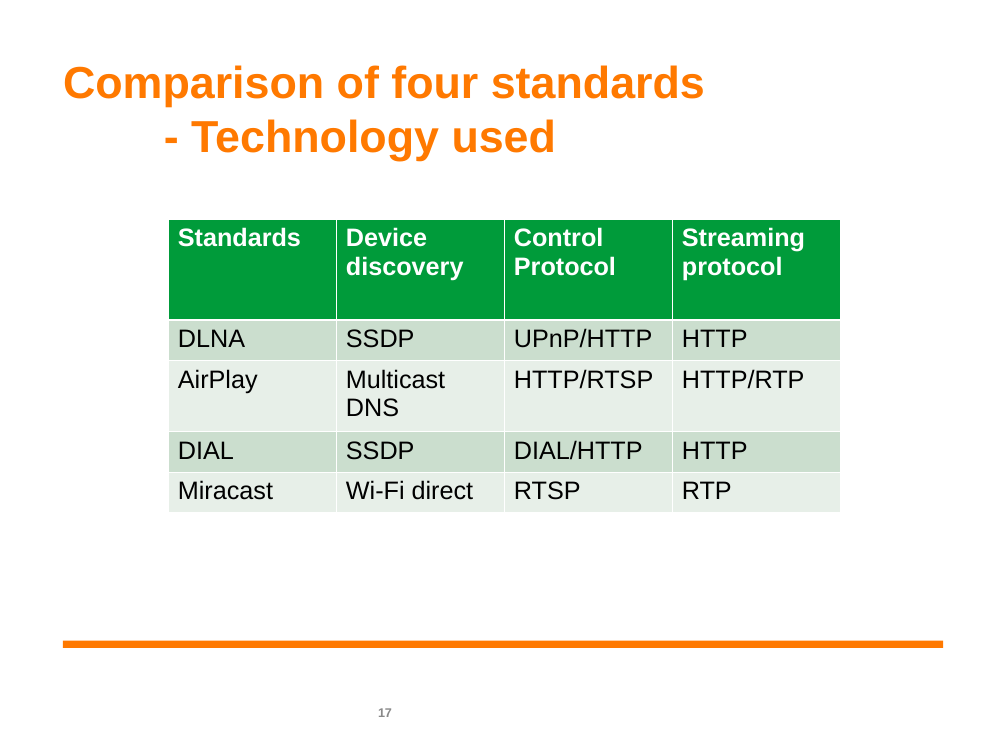
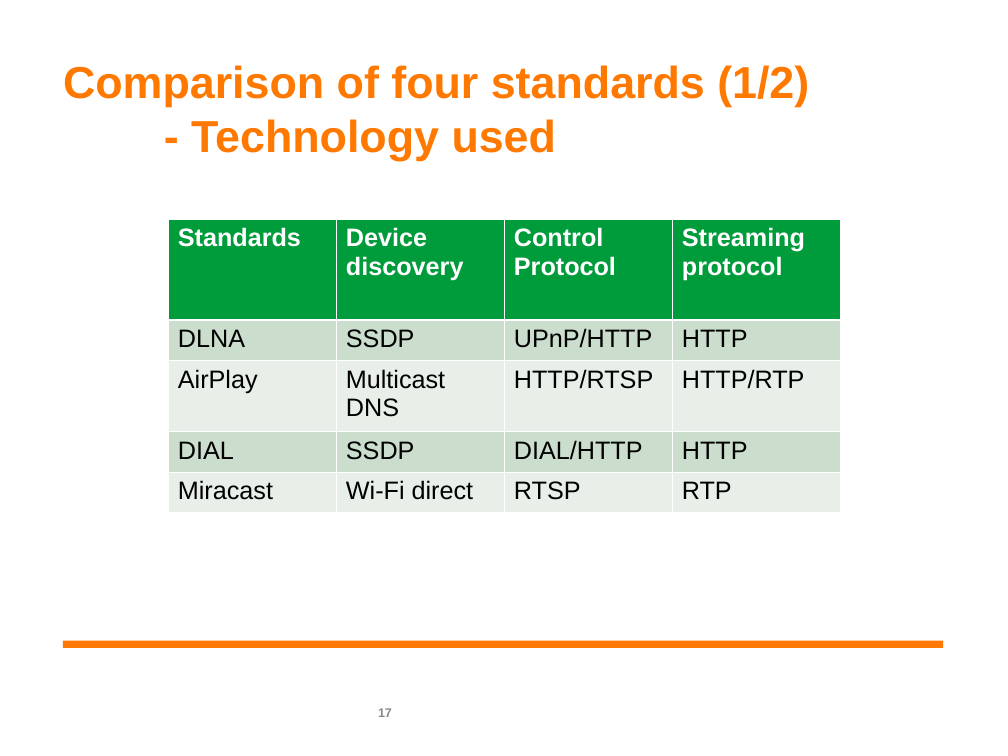
Before and after one commit to pengdev/home-networking, a slide deck: slide 17 of liu_120515.ppt. Drawn at 1008x756 pixels with LibreOffice and Linux fonts; fonts in the diff are those of the drawing; background and template pictures are left out. Boxes give left, top, right and bottom in pixels: in the first picture for what was removed or moved away, otherwise in the second. Text is boxed around its words. In the diff, an @@ line names an element or a change of style, - is before the commit and + after.

```diff
--- a/liu_120515.ppt
+++ b/liu_120515.ppt
@@ title at (x1=63, y1=65, x2=809, y2=161): text changed @@
-Comparison of four standards
-- Technology used
+Comparison of four standards (1/2)
+- Technology used
```
Also in this commit, not shown: 13 other slides changed, 1 slide added, 1 other file.
